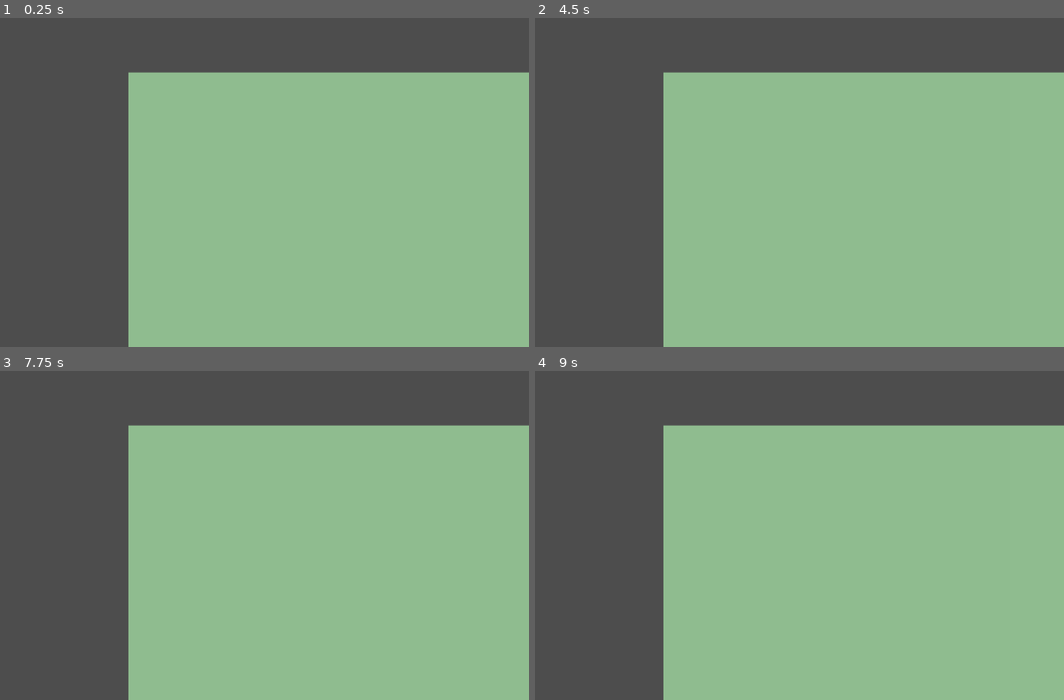
Above: before the commit, frames 1-4 (two rows, left to right).
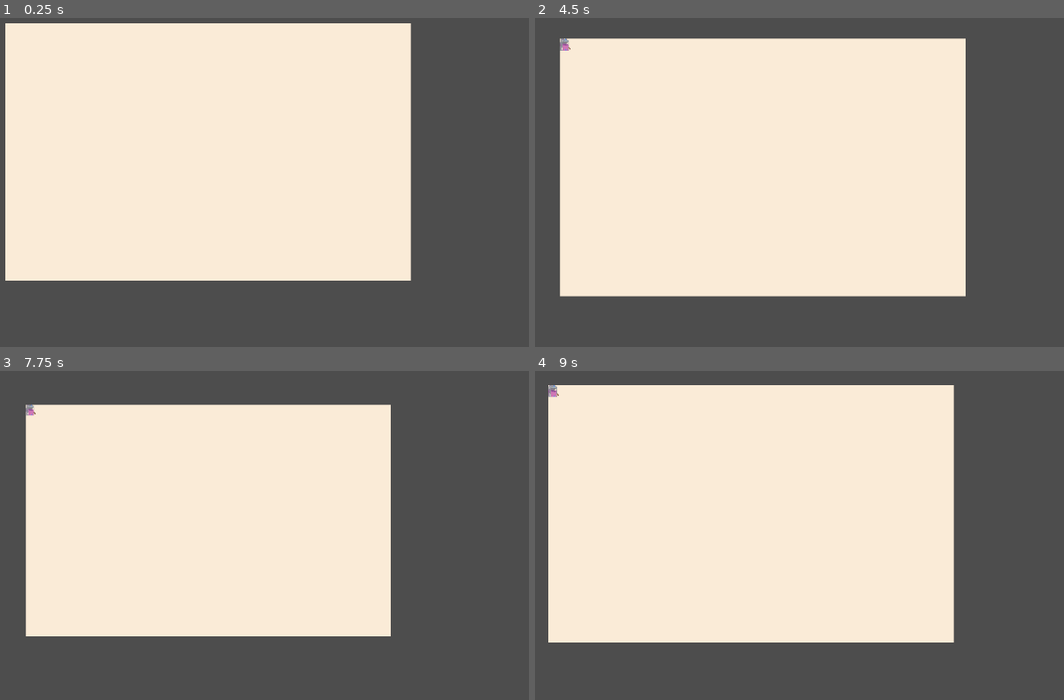
Above: after the commit, the same moments.

Repository: dukeman74/PnID-tool
Game: Godot game, scene res://control.tscn
Same seed, same stepped clock (60 frames per second), same inputs: the game is played once before the commit and once after it.
Inputs (mouse positions are in pixels of both pictures, inside the frame that each line leads up to):
- Up to frame 1 (0.25 s): no input
- Up to frame 2 (4.5 s): tap Enter at 0.5, 2, 3.5 s; move the mouse to (868, 129) at 0.52 s; hold 0 (key_0, bound only after the commit) 0.53-1.28 s; click (868, 129) at 0.67 s; tap 9 (key_9, bound only after the commit) at 0.8, 1.35 s; tap Space at 1.25, 2.75, 4.25 s; move the mouse to (566, 169) at 1.27 s; click (566, 169) at 1.55 s; move the mouse to (778, 60) at 2.02 s; press the mouse at (778, 60) at 2.03 s; right-click (778, 60) at 2.3 s; move the mouse to (672, 228) at 2.77 s; release the mouse at (672, 228) at 2.78 s; right-click (672, 228) at 2.85 s; click (672, 228) at 2.92 s; tap Mouse wheel down (scroll_down, bound only after the commit) at 3.05 s; move the mouse to (921, 208) at 3.52 s; hold Mouse wheel down (scroll_down, bound only after the commit) 3.53-4.28 s; click (921, 208) at 3.67 s; tap Mouse wheel up (scroll_up, bound only after the commit) at 3.8, 4.35 s; move the mouse to (outside the picture) at 4.27 s; click (outside the picture) at 4.42 s
- Up to frame 3 (7.75 s): tap 0 (key_0, bound only after the commit) at 4.55 s; move the mouse to (211, 502) at 5.02 s; hold 0 (key_0, bound only after the commit) 5.03-5.78 s; click (211, 502) at 5.17 s; tap 9 (key_9, bound only after the commit) at 5.3, 5.85 s; move the mouse to (68, 400) at 5.77 s; click (68, 400) at 6.05 s; move the mouse to (333, 482) at 6.52 s; press the mouse at (333, 482) at 6.53 s; right-click (333, 482) at 6.8 s; move the mouse to (31, 522) at 7.27 s; release the mouse at (31, 522) at 7.28 s; right-click (31, 522) at 7.35 s; click (31, 522) at 7.42 s; tap Mouse wheel down (scroll_down, bound only after the commit) at 7.55 s
- Up to frame 4 (9 s): move the mouse to (778, 413) at 8.02 s; hold Mouse wheel down (scroll_down, bound only after the commit) 8.03-8.78 s; click (778, 413) at 8.17 s; tap Mouse wheel up (scroll_up, bound only after the commit) at 8.3, 8.85 s; move the mouse to (672, 581) at 8.77 s; click (672, 581) at 8.92 s

The runs differ from the first frame. In frame 1, 89% of the frame differs, in the area x 1-100%, y 1-100%; in frame 2, 85%; in frame 3, 80%; in frame 4, 87%.

Commit message:
day1 editor stuff

Diff:
--- /dev/null
+++ b/Connection.gd
@@ -0,0 +1,4 @@
+class_name Line_class extends Object
+
+var node1:Node_connection=null
+var node2:Node_connection=null
--- /dev/null
+++ b/Node.gd
@@ -0,0 +1,5 @@
+class_name Node_connection extends Object
+
+var pos:Vector2
+var attatched:Line_class=null
+var sprite:Sprite_class=null
--- /dev/null
+++ b/connection.tscn
@@ -0,0 +1,6 @@
+[gd_scene load_steps=2 format=3 uid="uid://dp8w6dipv37vr"]
+
+[ext_resource type="Script" path="res://Connection.gd" id="1_41ffy"]
+
+[node name="Connection" type="Node"]
+script = ExtResource("1_41ffy")
--- a/control.gd
+++ b/control.gd
@@ -1,33 +1,261 @@
 class_name control extends Node2D
 
-var page_x:int=500
-var page_y:int=200
-var page_width:int=1100
-var page_height:int=700
+@export var sprite_class : PackedScene
+@export var connection_class : PackedScene
+@export var elixer_tex : Texture
+
+var page_pos:Vector2=Vector2(500,200)
+var page_dimensions:Vector2 = Vector2(1100,700)
 var zoom:float=1
 var zoom_min:float=0.1
 var zoom_max:float=5
+var zoom_mod:float=0.1
 var holding:bool=false
-
-
+var holding_position:Vector2
+var sprites:Array[Sprite_class] = []
+var nodes_dict:Dictionary = {}
+var connections:Dictionary = {}
+var mouse_pos:Vector2
+var bruh:Node_connection=null
+var vector_vector_vector
 
 # Called when the node enters the scene tree for the first time.
 func _ready():
 	pass # Replace with function body.
 
+func _input(event):
+	if event.is_action_pressed("scroll_up"):
+		zoom_change(zoom_mod)
+	if event.is_action_pressed("scroll_down"):
+		zoom_change(-zoom_mod)
+	if event.is_action_pressed("key_0"):
+		var this_sprite=sprite_class.instantiate()
+		this_sprite.position=Vector2(200,200)
+		this_sprite.scale=Vector2(zoom,zoom)
+		add_child(this_sprite)
+		sprites.push_back(this_sprite)
+	if event.is_action_pressed("key_9"):
+		var this_sprite=sprite_class.instantiate()
+		this_sprite.position=Vector2(200,200)
+		this_sprite.scale=Vector2(zoom,zoom)
+		add_child(this_sprite)
+		sprites.push_back(this_sprite)
+		this_sprite.texture=elixer_tex
+		this_sprite.add_node(Vector2(16,30))
 
 # Called every frame. 'delta' is the elapsed time since the previous frame.
-func _process(delta):
+func _process(_delta):
+	mouse_pos=mouse_in_terms_of_page()
 	if Input.is_mouse_button_pressed(3):
 		if(!holding):
 			holding=true
-			print("bruh")
+			holding_position = get_viewport().get_mouse_position()
+			Input.set_mouse_mode(Input.MOUSE_MODE_HIDDEN)
+		else:
+			var newpos:Vector2 = get_viewport().get_mouse_position()
+			page_pos += newpos-holding_position
+			get_viewport().warp_mouse(holding_position)
 	else:
 		holding=false
+		Input.set_mouse_mode(Input.MOUSE_MODE_VISIBLE)
 	queue_redraw()
 	pass
 
+func zoom_change(amount):
+	var oldzoom:float = zoom
+	var old_pos=mouse_in_terms_of_page()
+	zoom=clamp(zoom+amount,zoom_min,zoom_max)
+	if(zoom!=oldzoom):
+		var new_pos=mouse_in_terms_of_page()
+		page_pos+=(new_pos-old_pos)*zoom
+		for bruhwhy in sprites:
+			bruhwhy.scale=Vector2(zoom,zoom)
+
+func mouse_in_terms_of_page():
+	return((get_viewport().get_mouse_position()-page_pos)/zoom)
+
+func click_node(node):
+	if(node.attatched!=null):
+		var victim_con=node.attatched
+		victim_con.node1.attatched=null
+		victim_con.node2.attatched=null
+		connections.erase(victim_con)
+		victim_con.free()
+		return
+	if(bruh==null):
+		bruh=node
+	else:
+		var new_con=connection_class.instantiate()
+		new_con.node1=bruh
+		new_con.node2=node
+		node.attatched=new_con
+		bruh.attatched=new_con
+		bruh=null
+		connections[new_con]=true
+
+
+func get_offset_from_node(node):
+	var off_length=5
+	if(node.pos.y==2):
+		return(Vector2(0,-off_length))
+	if(node.pos.y==node.sprite.texture.get_size().y-2):
+		return(Vector2(0,+off_length))
+
+func safe_draw_line(line):
+	var abovinator:Vector2=Vector2(0,5)
+	var pos1:Vector2=line.node1.pos*zoom+line.node1.sprite.position
+	var pos2:Vector2=line.node2.pos*zoom+line.node2.sprite.position
+	var abovepos1:Vector2=pos1+get_offset_from_node(line.node1)*zoom
+	var abovepos2:Vector2=pos2+get_offset_from_node(line.node2)*zoom
+	var higher:bool=true
+	if(abovepos1.y<abovepos2.y):
+		higher=false
+	var midpos:Vector2
+	if(higher):
+		midpos=Vector2(abovepos1.x,abovepos2.y)
+	else:
+		midpos=Vector2(abovepos2.x,abovepos1.y)
+	var vector_vector:Array[Vector2]=[]
+	vector_vector.push_back(pos1)
+	vector_vector.push_back(abovepos1)
+	vector_vector.push_back(midpos)
+	vector_vector.push_back(abovepos2)
+	vector_vector.push_back(pos2)
+	vector_vector_vector.push_back(vector_vector)
+
+func prepare_draw():
+	vector_vector_vector=[]
+	for line in connections:
+		safe_draw_line(line)
+	second_pass(0)
+
+
+func second_pass(depth:int):
+	if(depth>100):
+		return
+	var sprite_padding=4
+	var sp1:Vector2
+	var sp2:Vector2
+	var sp3:Vector2
+	var sp4:Vector2
+	var lastpt
+	var leftest:float
+	var rightest:float
+	var hit
+	var hit2
+	var thisl:float
+	var thisr:float
+	var newpt: Vector2
+	var i
+	var point
+	var good:bool=true
+	var ignore_thresh=4
+	for vector_vector in vector_vector_vector:
+		lastpt=null
+		i=0
+		while(i<len(vector_vector)):
+			point=vector_vector[i]
+			if(lastpt!=null):
+				if(point.x==lastpt.x):
+					leftest=point.x
+					rightest=point.x
+					for sprite in sprites:
+						sp1=sprite.position
+						sp3=sprite.position+sprite.texture.get_size()*zoom
+						sp2=sprite.position+Vector2(sprite.texture.get_size().x*zoom,0)
+						sp4=sprite.position+Vector2(0,sprite.texture.get_size().y*zoom)
+
+						if((sp1.y<point.y and sp3.y>point.y) or (sp1.y<lastpt.y and sp3.y>lastpt.y)):
+							continue
+						#if(abs(sp1.y-point.y)<ignore_thresh or abs(sp1.y-lastpt.y)<ignore_thresh or abs(sp3.y-point.y)<ignore_thresh or abs(sp3.y-lastpt.y)<ignore_thresh):
+							#continue
+						sp1-=Vector2(sprite_padding,sprite_padding)
+						sp3+=Vector2(sprite_padding,sprite_padding)
+						sp2+=Vector2(sprite_padding,-sprite_padding)
+						sp4+=Vector2(-sprite_padding,sprite_padding)
+
+						hit=Geometry2D.segment_intersects_segment(point,lastpt,sp1,sp2)
+						hit2=Geometry2D.segment_intersects_segment(point,lastpt,sp3,sp4)
+						if(hit!=null or hit2!=null):
+							thisr=sp2.x+1
+							thisl=sp1.x-1
+						else:
+							continue
+						if(thisr>rightest):
+							rightest=thisr
+						if(thisl<leftest):
+							leftest=thisl
+					if(leftest!=point.x or rightest!=point.x):
+						if(abs(point.x-leftest) > abs(rightest-point.x)):
+							newpt=Vector2(rightest,point.y)
+						else:
+							newpt=Vector2(leftest,point.y)
+						#splice in newpt between lastpt and the next one
+						if(lastpt.y<point.y):
+							vector_vector[i-1].x=newpt.x
+							vector_vector.insert(i,newpt)
+						else:
+							vector_vector[i].x=newpt.x
+							vector_vector.insert(i,Vector2(newpt.x,lastpt.y))
+						good=false
+						break
+						#break out of this and call self again hoping it is valid this time
+			lastpt=point
+			i+=1
+		if(!good):
+			second_pass(depth+1)
+
+func sort_by_y(homie:Vector2,brosef:Vector2):
+	return(homie.y>brosef.y)
 
 
 func _draw():
-	draw_rect(Rect2(page_x,page_y,page_width*zoom,page_height*zoom),Color.DARK_SEA_GREEN)
+	draw_rect(Rect2(page_pos,page_dimensions*zoom),Color.ANTIQUE_WHITE)
+	if(bruh):
+		draw_line(bruh.pos*zoom+bruh.sprite.position,get_viewport().get_mouse_position(),Color.LAWN_GREEN)
+	prepare_draw()
+
+	for vector_vector in vector_vector_vector:
+		var last=null
+		var deep_last
+		var intersect_points:Array[Vector2]
+		var intersect_point
+		for point in vector_vector:
+			if(last!=null):
+				if(last.y==point.y):
+					draw_line(last,point,Color.BLACK)
+				else:
+					intersect_points=[]
+					for deep_vector_vector in vector_vector_vector:
+						if(deep_vector_vector==vector_vector):
+							if(len(vector_vector_vector) == 1):
+								draw_line(last,point,Color.BLACK)
+							continue
+						deep_last=null
+						for deep_point in deep_vector_vector:
+							if(deep_last!=null):
+								intersect_point=Geometry2D.segment_intersects_segment(deep_point,deep_last,last,point)
+								if(intersect_point!=null):
+									intersect_points.push_back(intersect_point)
+							deep_last=deep_point
+					if(len(intersect_points)==0):
+						draw_line(last,point,Color.BLACK)
+					else:
+						var higher:bool=true
+						if(last.y>point.y):
+							higher=false
+						var add_vec:Vector2=Vector2(0,10)
+						intersect_points.sort_custom(sort_by_y)
+						if(higher):
+							add_vec*=-1
+							intersect_points.reverse()
+						var pt1:Vector2=last
+						var break_point_nl2=intersect_points.back()
+						var break_point_nl=intersect_points.pop_front()
+						draw_line(pt1,break_point_nl+add_vec,Color.BLACK)
+						draw_line(point,break_point_nl2-add_vec,Color.BLACK)
+						pt1=break_point_nl
+						for break_point in intersect_points:
+							draw_line(pt1-add_vec,break_point+add_vec,Color.BLACK)
+							pt1=break_point
+			last=point
--- a/control.tscn
+++ b/control.tscn
@@ -1,6 +1,12 @@
-[gd_scene load_steps=2 format=3 uid="uid://iy060aapx2uw"]
+[gd_scene load_steps=5 format=3 uid="uid://iy060aapx2uw"]
 
 [ext_resource type="Script" path="res://control.gd" id="1_thb3m"]
+[ext_resource type="PackedScene" uid="uid://wnyoljh5545n" path="res://sprite.tscn" id="2_gpwm6"]
+[ext_resource type="PackedScene" uid="uid://dp8w6dipv37vr" path="res://connection.tscn" id="3_wm7j4"]
+[ext_resource type="Texture2D" uid="uid://du4rem76x3gjy" path="res://icons/elixer_pump.png" id="4_aif7u"]
 
 [node name="control" type="Node2D"]
 script = ExtResource("1_thb3m")
+sprite_class = ExtResource("2_gpwm6")
+connection_class = ExtResource("3_wm7j4")
+elixer_tex = ExtResource("4_aif7u")
--- /dev/null
+++ b/node.tscn
@@ -0,0 +1,6 @@
+[gd_scene load_steps=2 format=3 uid="uid://cv4iep7du7ycb"]
+
+[ext_resource type="Script" path="res://Node.gd" id="1_j2q3q"]
+
+[node name="Node" type="Node"]
+script = ExtResource("1_j2q3q")
--- a/project.godot
+++ b/project.godot
@@ -15,6 +15,46 @@
 config/features=PackedStringArray("4.0", "GL Compatibility")
 config/icon="res://icon.svg"
 
+[display]
+
+window/size/viewport_width=1920
+window/size/viewport_height=1080
+window/size/initial_position_type=0
+window/size/borderless=true
+
+[input]
+
+scroll_up={
+"deadzone": 0.5,
+"events": [Object(InputEventMouseButton,"resource_local_to_scene":false,"resource_name":"","device":-1,"window_id":0,"alt_pressed":false,"shift_pressed":false,"ctrl_pressed":false,"meta_pressed":false,"button_mask":8,"position":Vector2(125, 18),"global_position":Vector2(129, 61),"factor":1.0,"button_index":4,"pressed":true,"double_click":false,"script":null)
+]
+}
+scroll_down={
+"deadzone": 0.5,
+"events": [Object(InputEventMouseButton,"resource_local_to_scene":false,"resource_name":"","device":-1,"window_id":0,"alt_pressed":false,"shift_pressed":false,"ctrl_pressed":false,"meta_pressed":false,"button_mask":16,"position":Vector2(122, 14),"global_position":Vector2(126, 57),"factor":1.0,"button_index":5,"pressed":true,"double_click":false,"script":null)
+]
+}
+key_0={
+"deadzone": 0.5,
+"events": [Object(InputEventKey,"resource_local_to_scene":false,"resource_name":"","device":-1,"window_id":0,"alt_pressed":false,"shift_pressed":false,"ctrl_pressed":false,"meta_pressed":false,"pressed":false,"keycode":0,"physical_keycode":48,"key_label":0,"unicode":48,"echo":false,"script":null)
+]
+}
+left_click={
+"deadzone": 0.5,
+"events": [Object(InputEventMouseButton,"resource_local_to_scene":false,"resource_name":"","device":-1,"window_id":0,"alt_pressed":false,"shift_pressed":false,"ctrl_pressed":false,"meta_pressed":false,"button_mask":1,"position":Vector2(120, 10),"global_position":Vector2(124, 53),"factor":1.0,"button_index":1,"pressed":true,"double_click":true,"script":null)
+]
+}
+right_click={
+"deadzone": 0.5,
+"events": [Object(InputEventMouseButton,"resource_local_to_scene":false,"resource_name":"","device":-1,"window_id":0,"alt_pressed":false,"shift_pressed":false,"ctrl_pressed":false,"meta_pressed":false,"button_mask":2,"position":Vector2(241, 22),"global_position":Vector2(245, 65),"factor":1.0,"button_index":2,"pressed":true,"double_click":false,"script":null)
+]
+}
+key_9={
+"deadzone": 0.5,
+"events": [Object(InputEventKey,"resource_local_to_scene":false,"resource_name":"","device":-1,"window_id":0,"alt_pressed":false,"shift_pressed":false,"ctrl_pressed":false,"meta_pressed":false,"pressed":false,"keycode":0,"physical_keycode":57,"key_label":0,"unicode":57,"echo":false,"script":null)
+]
+}
+
 [rendering]
 
 renderer/rendering_method="gl_compatibility"
--- /dev/null
+++ b/sprite.gd
@@ -0,0 +1,86 @@
+class_name Sprite_class extends TextureRect
+
+@export var node_class : PackedScene
+
+var moused:bool=false
+var holding:bool=false
+var pos:Vector2=Vector2(0,0)
+var grab_pos:Vector2
+var parent
+var nodes:Array[Node_connection]=[]
+var left_click:bool=false
+
+
+
+# Called when the node enters the scene tree for the first time.
+func _ready():
+	add_node(Vector2(16,2))
+	parent=get_parent()
+	pass # Replace with function body.
+
+func add_node(coords:Vector2):
+	var node=node_class.instantiate()
+	node.sprite=self
+	node.pos=coords
+	nodes.push_back(node)
+
+func _draw():
+	position=pos*parent.zoom+parent.page_pos
+	var draw_hover=true
+	var color
+	for node in nodes:
+		color=Color.CORNFLOWER_BLUE
+		if(node.attatched!=null):
+			color=Color.BLACK
+		var this_pos=node.pos#parent.zoom
+		if((this_pos*parent.zoom+position).distance_to(get_viewport().get_mouse_position())<2*parent.zoom):
+			draw_hover=false
+			color=Color.AQUA
+			if(node.attatched!=null):
+				color=Color.RED
+			if(left_click):
+				parent.click_node(node)
+
+		draw_circle(this_pos,2,color)
+
+	#draw_texture(tex,position)
+
+	if(holding):
+		draw_rect(Rect2(Vector2(0,0),texture.get_size()),Color.BLACK,false)
+	elif(draw_hover and moused):
+		draw_rect(Rect2(Vector2(0,0),texture.get_size()),Color.AQUA,false)
+		if(left_click):
+			holding=true
+			grab_pos=parent.mouse_pos-pos
+	left_click=false
+
+# Called every frame. 'delta' is the elapsed time since the previous frame.
+func _process(_delta):
+
+	queue_redraw()
+	if(!holding):
+		return
+	if Input.is_mouse_button_pressed(1):
+		var newpos:Vector2 = parent.mouse_pos
+		pos = newpos-grab_pos
+	else:
+		holding=false
+	pass
+
+func _input(event):
+	if(!moused):
+		return
+	if(event.is_action_pressed("left_click")):
+		left_click=true
+	if(event.is_action_pressed("right_click")):
+		holding=true
+		grab_pos=parent.mouse_pos-pos
+	pass
+
+func _on_mouse_exited():
+	moused=false
+	pass # Replace with function body.
+
+func _on_mouse_entered():
+	moused=true
+	pass # Replace with function body.
--- /dev/null
+++ b/sprite.tscn
@@ -0,0 +1,13 @@
+[gd_scene load_steps=4 format=3 uid="uid://wnyoljh5545n"]
+
+[ext_resource type="Texture2D" uid="uid://78mwdqcl3tx4" path="res://icons/builder_profile.png" id="1_u86f2"]
+[ext_resource type="Script" path="res://sprite.gd" id="2_t5s5g"]
+[ext_resource type="PackedScene" uid="uid://cv4iep7du7ycb" path="res://node.tscn" id="3_hkarq"]
+
+[node name="Sprite" type="TextureRect"]
+texture = ExtResource("1_u86f2")
+script = ExtResource("2_t5s5g")
+node_class = ExtResource("3_hkarq")
+
+[connection signal="mouse_entered" from="." to="." method="_on_mouse_entered"]
+[connection signal="mouse_exited" from="." to="." method="_on_mouse_exited"]
Binary file added: icons/builder_profile.png
Not shown, added: icons/builder_profile.png.import
Binary file added: icons/elixer_pump.png
Not shown, added: icons/elixer_pump.png.import
